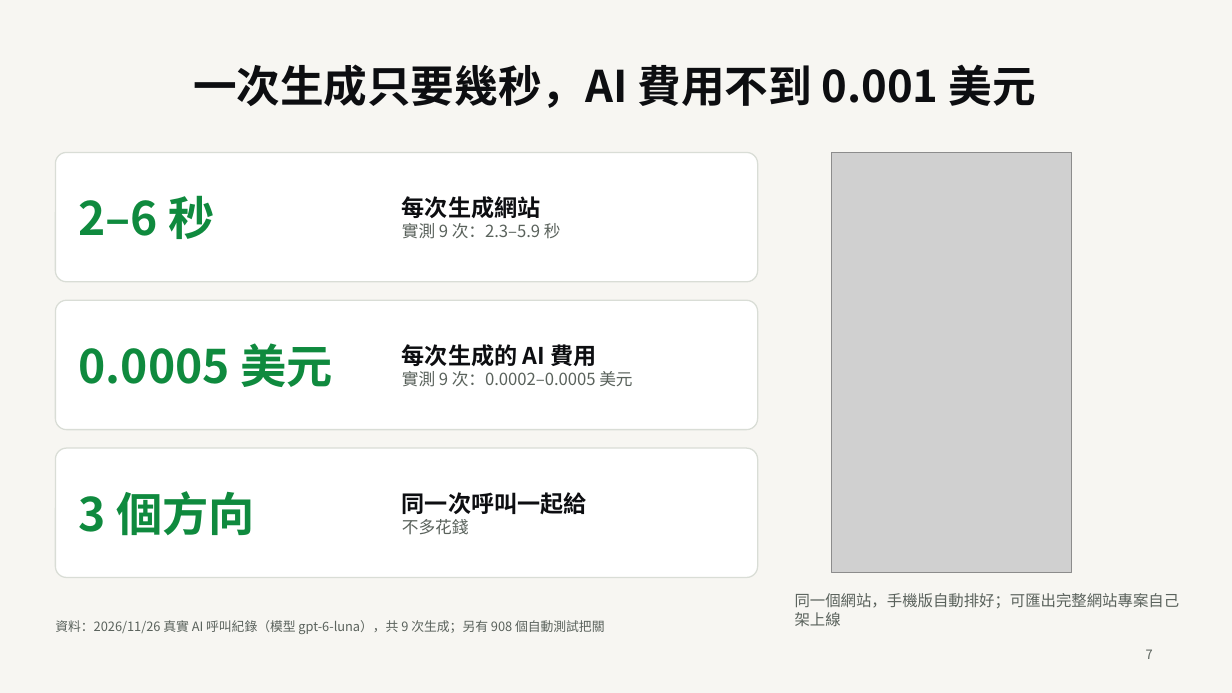
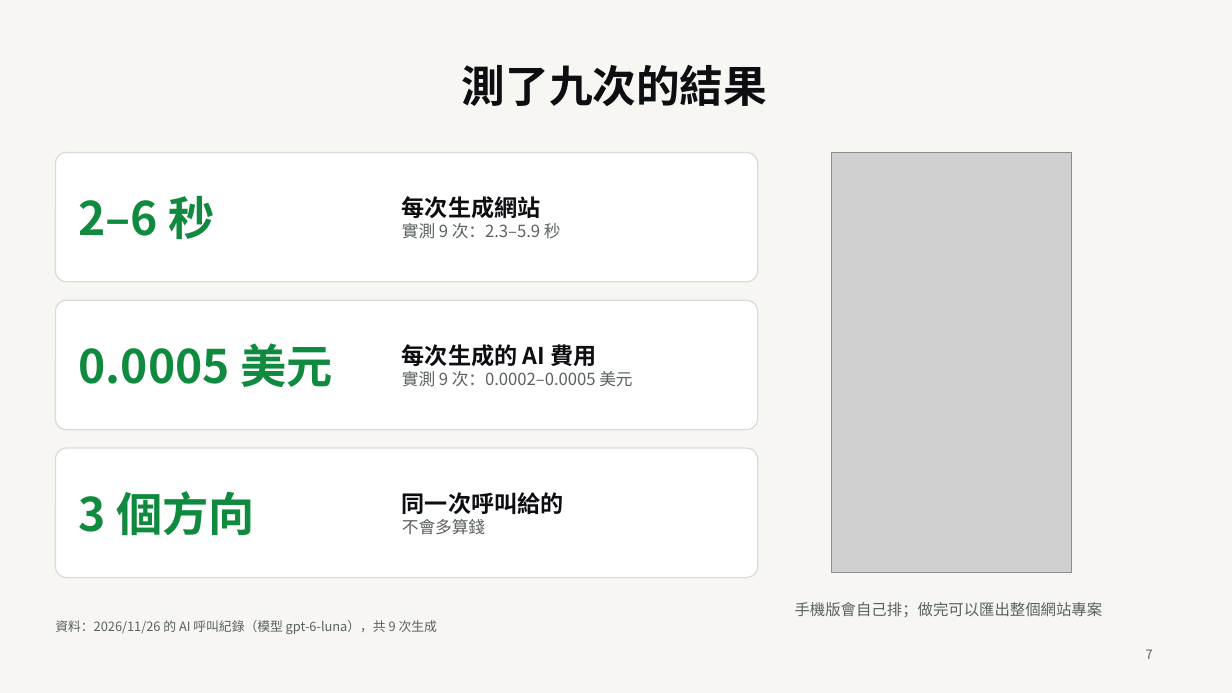
Before and after one commit to ChewyChloe/Sketch2Site, a slide deck: slide 7 of docs/demo-day/Sketch2Site-DemoDay-v1.pptx. Drawn at 1232x693 pixels with LibreOffice and Linux fonts; fonts in the diff are those of the drawing; grey boxes stand for pictures. Boxes give left, top, right and bottom in pixels: in the first picture for what was removed or moved away, otherwise in the second. Text is boxed around its words. In the diff, an @@ line names an element or a change of style, - is before the commit and + after.

```diff
--- a/docs/demo-day/Sketch2Site-DemoDay-v1.pptx
+++ b/docs/demo-day/Sketch2Site-DemoDay-v1.pptx
@@ title at (x1=462, y1=65, x2=767, y2=106): text changed @@
-一次生成只要幾秒，AI 費用不到 0.001 美元
+測了九次的結果
@@ text at (x1=402, y1=492, x2=564, y2=535): text changed @@
-同一次呼叫一起給
-不多花錢
+同一次呼叫給的
+不會多算錢
@@ text at (x1=55, y1=620, x2=437, y2=634): text changed @@
-資料：2026/11/26 真實 AI 呼叫紀錄（模型 gpt-6-luna），共 9 次生成；另有 908 個自動測試把關
+資料：2026/11/26 的 AI 呼叫紀錄（模型 gpt-6-luna），共 9 次生成
@@ text at (x1=795, y1=602, x2=1103, y2=617): text changed @@
-同一個網站，手機版自動排好；可匯出完整網站專案自己架上線
+手機版會自己排；做完可以匯出整個網站專案
```
Also in this commit, not shown: 8 other slides changed, 1 slide removed, 6 other files.
